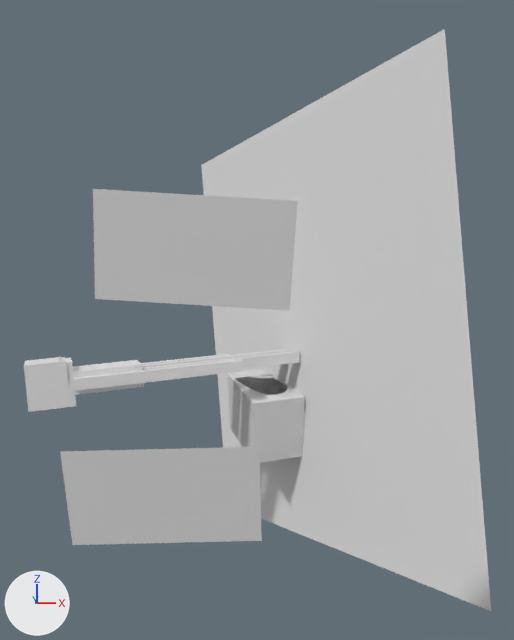
What one commit did to the Blender file FinalTrack/AN_trackingEnderman.blend.
Before and after are seen from a camera (50 mm lens) standing at (0.7, -15.7, 3.2) and looking at (3.2, 21.8, -1.7). The axes (+X, +Y, +Z) are drawn at lower left. The lights are the same throughout. The first picture is the older version.

Before the edit, the objects in view are built like this:
```python
me_plane_002 = bpy.data.meshes.new('Plane.002')
me_plane_002.from_pydata([(2.56, 1.4, 0.01), (-2.55, 1.4, 0.01), (2.56, -1.48, 0.01), (-2.55, -1.48, 0.01)], [], [(0, 1, 3, 2)])
me_plane_003 = bpy.data.meshes.new('Plane.003')
me_plane_003.from_pydata([(2.56, 1.4, 0.01), (-2.55, 1.4, 0.01), (2.56, -1.48, 0.01), (-2.55, -1.48, 0.01)], [], [(0, 1, 3, 2)])
ob_doormask = bpy.data.objects.new('doorMask', me_plane_002)
ob_doormask.location = (-0.7, 4.23, -4.48)
ob_doormask.rotation_euler = (1.784, -0.0249, -0.0675)  # degrees (102, -1.4, -3.9)
ob_doormask.scale = (1.1, 1.1, 1.1)
ob_enderman = bpy.data.objects.new('enderman', None)
ob_enderman.location = (8.54, 16.57, -4.79)
ob_enderman.rotation_euler = (1.407, -1.925, -1.192)  # degrees (81, -110, -68)
ob_enderman.scale = (1.6, 1.6, 1.6)
ob_enderman.instance_type = 'COLLECTION'
ob_enderman.instance_collection = col_enderman
ob_microwave = bpy.data.objects.new('microwave', None)
ob_microwave.location = (8.26, 17.9, -5.28)
ob_microwave.rotation_euler = (1.407, -1.925, -1.192)  # degrees (81, -110, -68)
ob_microwave.scale = (1.6, 1.6, 1.6)
ob_microwave.instance_type = 'COLLECTION'
ob_microwave.instance_collection = col_microwave
ob_wallmask = bpy.data.objects.new('wallMask', me_plane_003)
ob_wallmask.location = (0.25, 4.47, 2.61)
ob_wallmask.rotation_euler = (1.769, 0.0587, -0.0802)  # degrees (101, 3.4, -4.6)
ob_wallmask.scale = (1.1, 1.1, 1.1)
# also in view: 'ShadowCatcher' at (6.5, 26.5, -2.8)
```
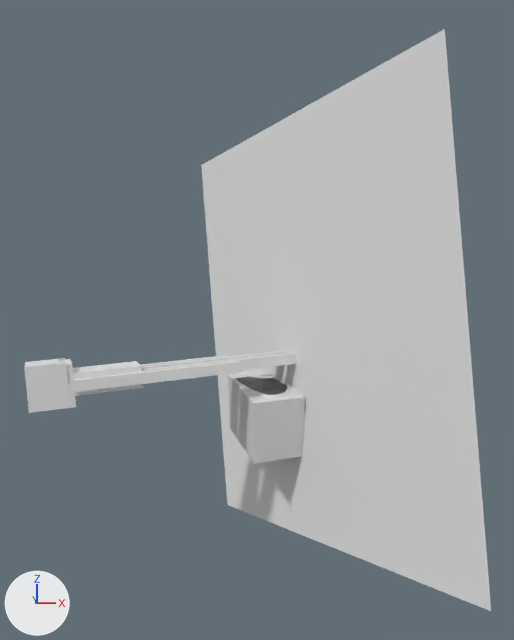
Changed parts and their boxes [x1, y1, x2, y2] in the pictures (514 x 640 px):
'wallMask', deleted: before [93, 189, 298, 311]
'doorMask', deleted: before [60, 447, 262, 545]
'enderman', moved: before [24, 349, 300, 412]; after [24, 351, 297, 413]

The change, as a list of edits to the scene's bpy script:
```text
Change ob_enderman:
    ob_enderman.location: (8.54, 16.57, -4.79) -> (8.44, 17.03, -4.96)
Remove ob_doormask:
    ob_doormask = bpy.data.objects.new('doorMask', me_plane_002)
    ob_doormask.location = (-0.7, 4.23, -4.48)
    ob_doormask.rotation_euler = (1.784, -0.0249, -0.0675)  # degrees (102, -1.4, -3.9)
    ob_doormask.scale = (1.1, 1.1, 1.1)
Remove ob_wallmask:
    ob_wallmask = bpy.data.objects.new('wallMask', me_plane_003)
    ob_wallmask.location = (0.25, 4.47, 2.61)
    ob_wallmask.rotation_euler = (1.769, 0.0587, -0.0802)  # degrees (101, 3.4, -4.6)
    ob_wallmask.scale = (1.1, 1.1, 1.1)
```
